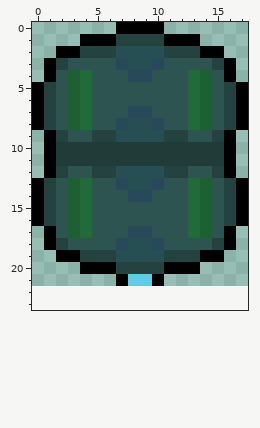
Two versions of one pixel-art sprite, assets/texture/hauler_back.png. The first picture shows the starting point.
The file is 18x22 pixels. The old version is drawn lined up with the new one, on the new canvas.
Now the later version:
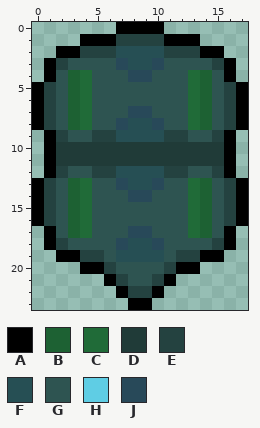
Palette (. is transparent): A #000000  B #1d6133  C #206b38  D #203b38  E #244240  F #264f54  G #2e5451  H #5fcde4  J #284959
Commit message: implement collisions for new hauler
Difference:
canvas 18x22 -> 18x24
There is now colour A in row 21 at x 6 and 11; in row 22 at x 7 and 10; in row 23 at x 8 to 9.
There is now colour E in row 22 at x 8 to 9.
The edit turns colour A into colour E in row 20 at x 6 and 11; in row 21 at x 7 and 10.
The edit turns colour E into colour G in row 19 at x 6 and 11; in row 20 at x 7 to 10.
The edit turns colour H into colour G in row 21 at x 8 to 9.
Changed places in both pictures, as pixel boxes (x1, y1, x2, y2):
changed: (104, 250, 176, 310)
